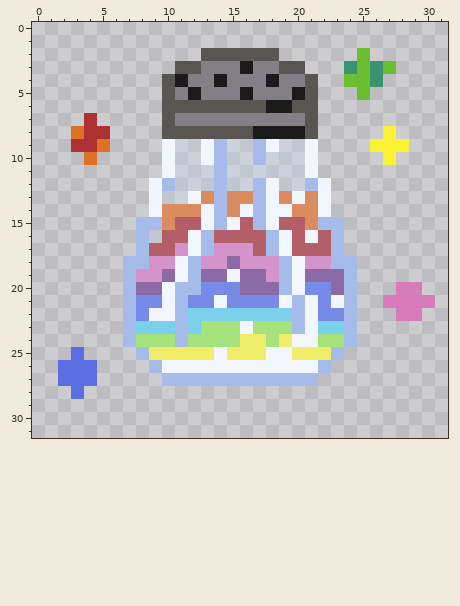
Pixel-art sprite -- toasty-run/toasty.png. The picture above is the old version.
The file is 32x32 pixels.
Now the later version:
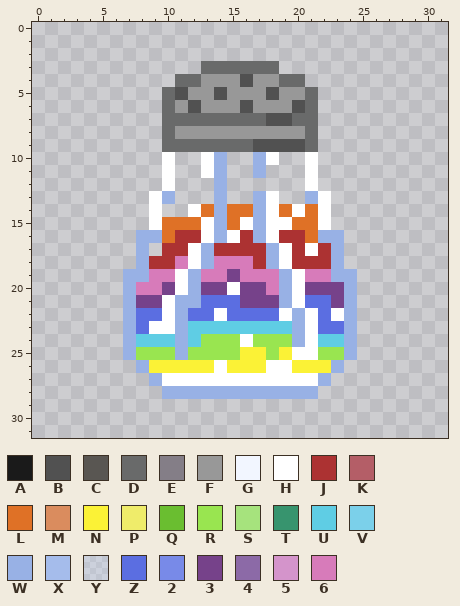
Palette (. is transparent): A #1a1a1a  B #515151  C #595652  D #696a6a  E #847e87  F #989898  G #f2f6ff  H #ffffff  J #ac3232  K #b45e67  L #df7126  M #da8c5e  N #fbf236  P #efec6a  Q #6abe30  R #99e550  S #a6e37d  T #37946e  U #5fcde4  V #7bd0ea  W #98b1e5  X #a5bceb  Y #cbdbfc43  Z #5b6ee1  2 #788ae8  3 #76428a  4 #8c6aa7  5 #d494cb  6 #d77bba
From old to new:
Changed rows in their new state; - is an unchanged pixel.
first column x 2:
 2 -----------......------.-----
 3 ---------..DDDDDD..---....---
 4 --------.DDFFFBFFDD.--...----
 5 --------DBFFBFFFBFFD---.-----
 6 --------DFBFFFBFFFBD---------
 7 --.-----DDDDDDDDBBDD---------
 8 -...----DFFFFFFFFFFD-----.---
 9 -...----DDDDDDDBBBBD----...--
10 --.-----H..HW..WH..H-----.---
11 --------H..HW..W...H---------
12 -------.H...W......H.--------
13 -------HW...W..WH..WH--------
14 -------H..HLWLLWHLHLH--------
15 ------.HLLLHWLHWHHLLH.-------
16 ------WWLJJHWHJWHJJLWW-------
17 ------W.JJHWJJJJWHJHJW-------
18 -----.WJJ6HW666JWHJJJW.------
19 -----WW66HW663666WH66WW------
20 -----W663HW33H336WH333W---..-
21 -----W33HWWZZZ333WHZZ3W--....
22 -----WZZHWZZHZZZZHWHZHW---..-
23 -----WZHHWUUUUUUUUWHZZW------
24 -----WUUUWURRRHRRRWHUUW------
25 -.---WRRRWRRRRNNRNHHRRW------
26 ...---WNNNNNHNNNHHNNNW-------
27 ...----WHHHHHHHHHHHHW--------
28 -.------WWWWWWWWWWWW---------
